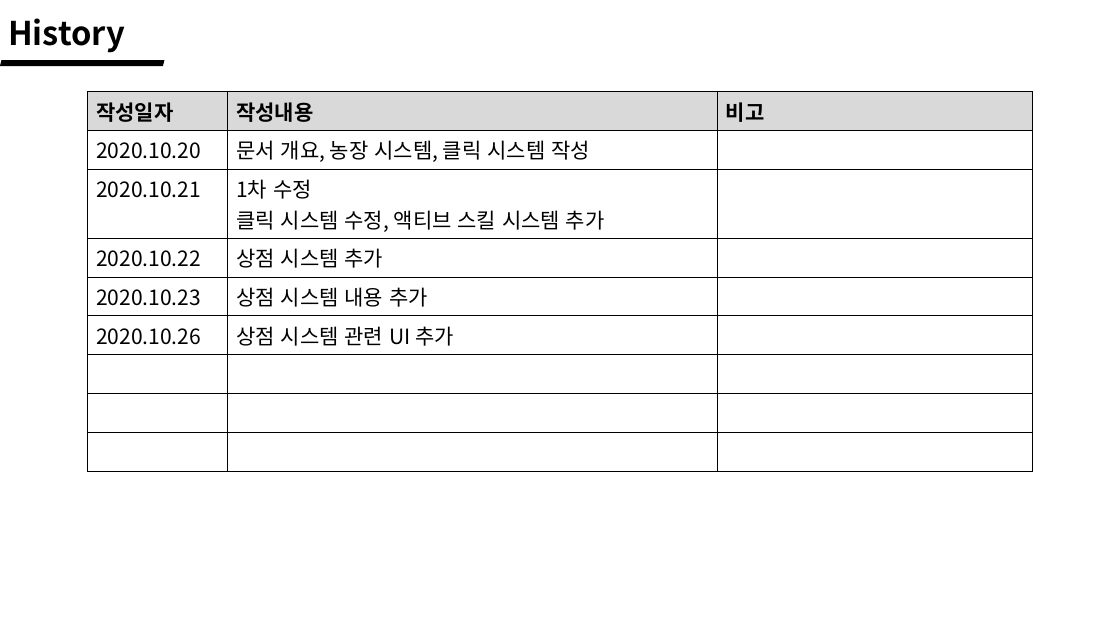
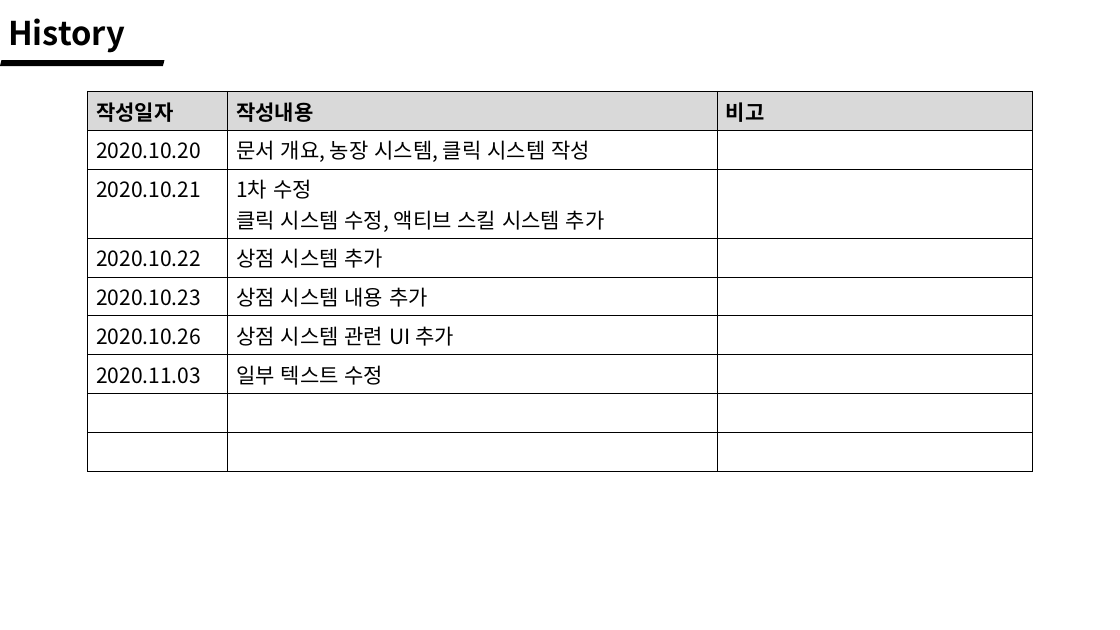
Before and after one commit to wlrud753/CarryCarrot, a slide deck: slide 2 of 기획서/당근키우기 시스템.pptx. Drawn at 1120x630 pixels with LibreOffice and Linux fonts; fonts in the diff are those of the drawing. Boxes give left, top, right and bottom in pixels: in the first picture for what was removed or moved away, otherwise in the second. Text is boxed around its words. In the diff, an @@ line names an element or a change of style, - is before the commit and + after.

Commit message:
readme, 시스템 일부 텍스트 수정

```diff
--- a/기획서/당근키우기 시스템.pptx
+++ b/기획서/당근키우기 시스템.pptx
@@ table at bbox=[88, 92, 1033, 461] @@
+row 7: 2020.11.03 | 일부 텍스트 수정 | 
-row 9:  |  | 
```
Also in this commit, not shown: 3 other slides changed, 2 other files.
